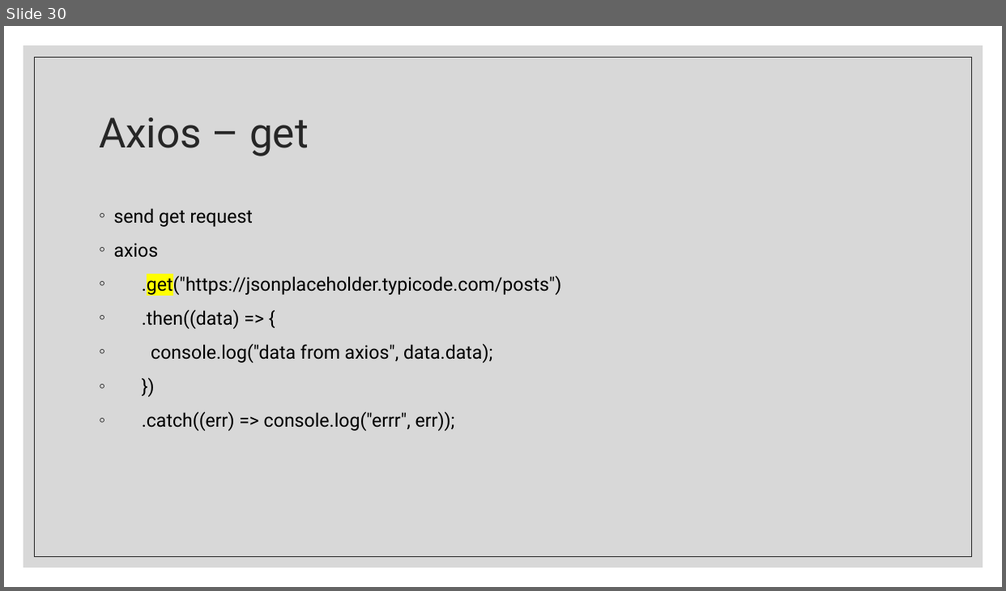
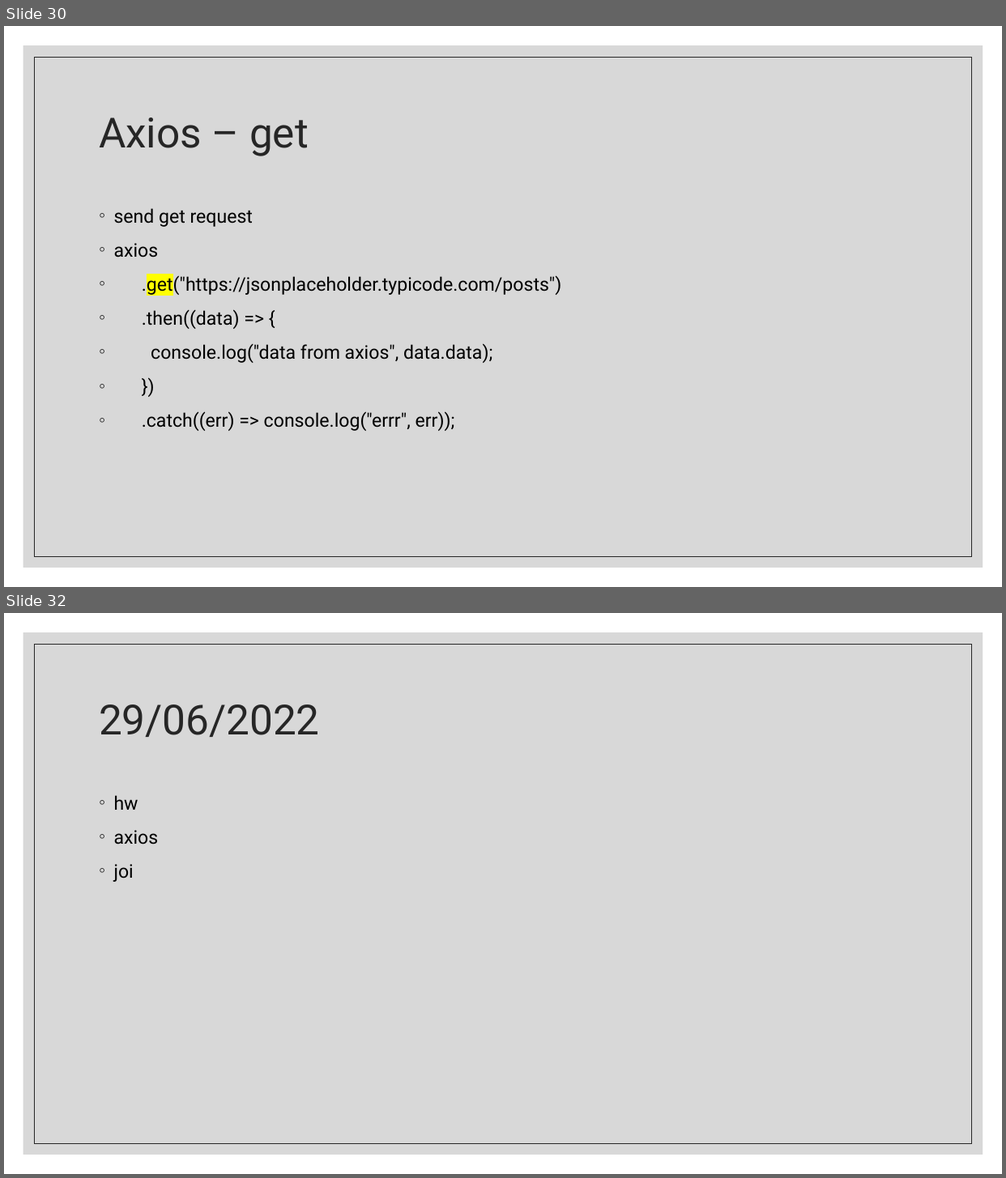
Before and after one commit to Rlss91/ht_W011121MR_morning_first-project, a slide deck: docs/React.pptx. Shown one above the other, each under a label of ours: slide 30 before the commit, slides 30 and 32 after it; the slides between them are not shown. The pictures are 1006x591 and 1006x1178 pixels, drawn with LibreOffice and Linux fonts; fonts in the diff are those of the drawing. Boxes give left, top, right and bottom in pixels: in the first picture for what was removed or moved away, otherwise in the second. Text is boxed around its words. In the diff, an @@ line names an element or a change of style, - is before the commit and + after.

```diff
--- a/docs/React.pptx
+++ b/docs/React.pptx
@@ slide 32 added at (4,613,1002,1174), background #FFFFFF; not listed: 2 template elements that a slide beside it also shows @@
@@ title added at (99,705,320,737), 40 pt, text #262626 @@
+29/06/2022
@@ text added at (114,795,159,882), 18 pt, text #000000 @@
+◦ hw
+◦ axios
+◦ joi
```
Also in this commit, not shown: 1 other slide added, 4 other files.
